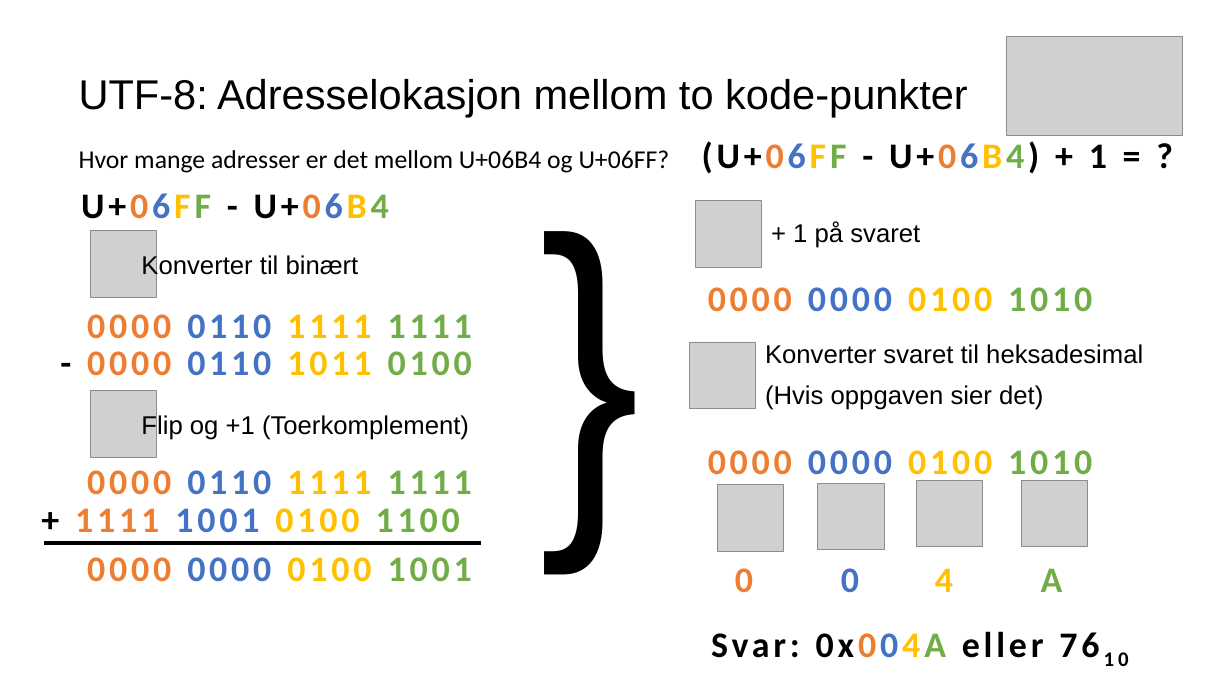
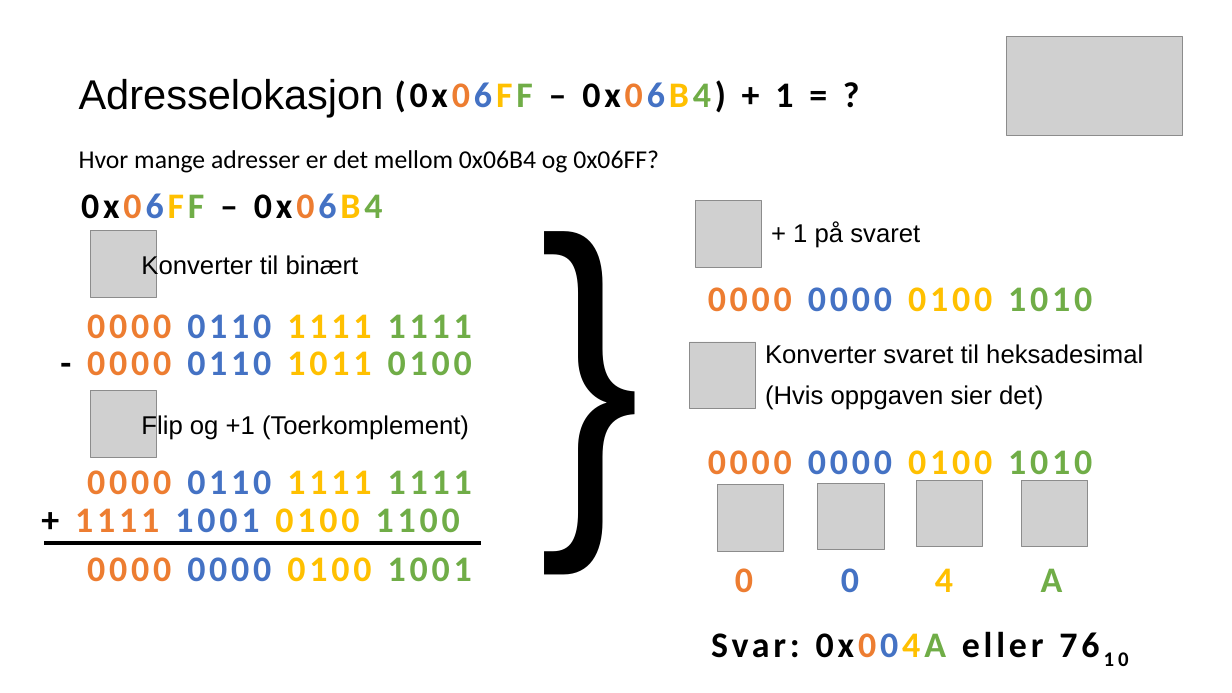
Before and after one commit to idunsollie/TK1104, a slide deck: slide 22 of Repetisjonsforelesning TK.pptx. Drawn at 1232x693 pixels with LibreOffice and Linux fonts; fonts in the diff are those of the drawing; grey boxes stand for pictures. Boxes give left, top, right and bottom in pixels: in the first picture for what was removed or moved away, otherwise in the second. Text is boxed around its words. In the diff, an @@ line names an element or a change of style, - is before the commit and + after.

```diff
--- a/Repetisjonsforelesning TK.pptx
+++ b/Repetisjonsforelesning TK.pptx
@@ title at [79,79,384,116]: text changed @@
-UTF-8: Adresselokasjon mellom to kode-punkter
+Adresselokasjon
@@ text at [775,83,793,107]: text changed @@
-(U+06FF - U+06B4) + 1 = ?
+(0x06FF – 0x06B4) + 1 = ?
@@ text at [79,150,659,173]: text changed @@
-Hvor mange adresser er det mellom U+06B4 og U+06FF?
+Hvor mange adresser er det mellom 0x06B4 og 0x06FF?
@@ text at [81,193,383,219]: text changed @@
-U+06FF - U+06B4
+0x06FF – 0x06B4
```
Also in this commit, not shown: 2 slides removed, 1 other file.
